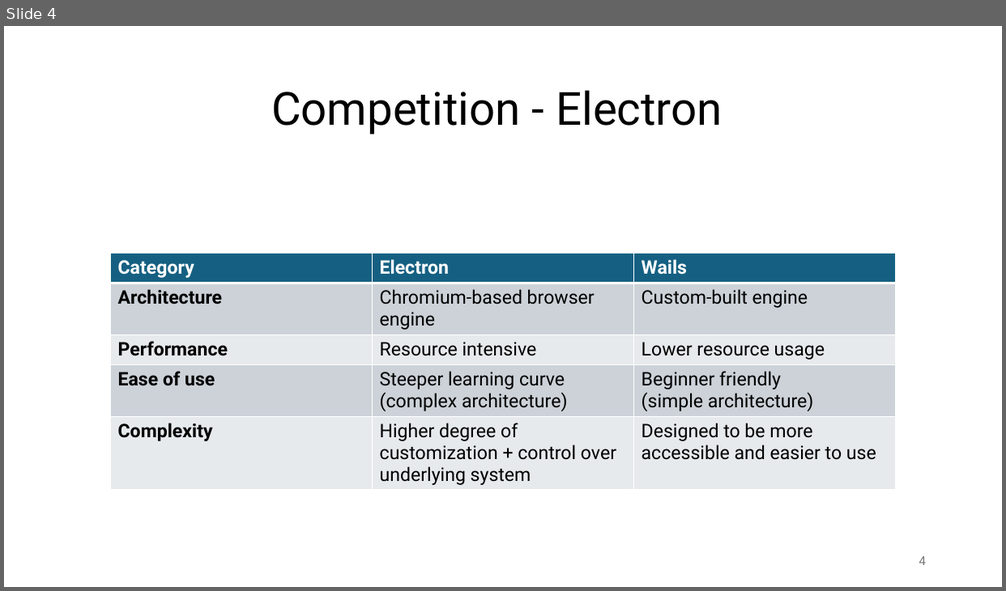
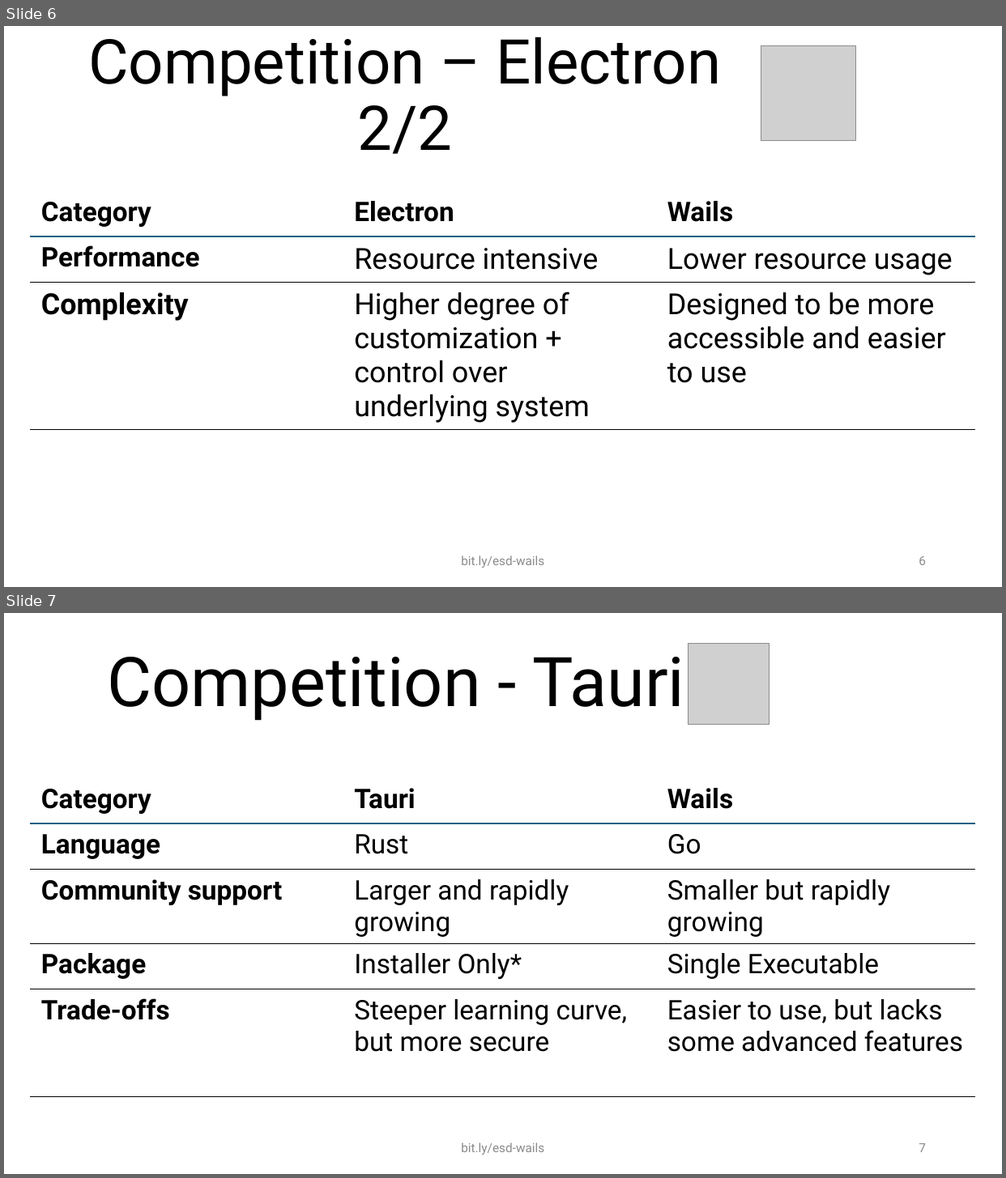
Before and after one commit to hiphof/esd-2024-wailsvue, a slide deck: presentation/Wails-Vue_Presentation.pptx. Shown one above the other, each under a label of ours: slide 4 before the commit, slides 6 and 7 after it. The pictures are 1006x591 and 1006x1178 pixels, drawn with LibreOffice and Linux fonts; fonts in the diff are those of the drawing; grey boxes stand for pictures. Boxes give left, top, right and bottom in pixels: in the first picture for what was removed or moved away, otherwise in the second. Text is boxed around its words. In the diff, an @@ line names an element or a change of style, - is before the commit and + after.

```diff
--- a/presentation/Wails-Vue_Presentation.pptx
+++ b/presentation/Wails-Vue_Presentation.pptx
@@ slide 7 added at <box>4,613,1002,1174</box>, background #FFFFFF @@
@@ title added at <box>107,657,684,721</box>, 66 pt, text #000000 @@
+Competition - Tauri
@@ picture added at <box>688,644,769,726</box> @@
@@ table added at <box>30,778,975,1099</box>, 5 rows, 3 columns @@
+Category | Tauri | Wails
+Language | Rust | Go
+Community support | Larger and rapidly growing | Smaller but rapidly growing
+Package | Installer Only* | Single Executable
+Trade-offs | Steeper learning curve, but more secure | Easier to use, but lacks some advanced features
@@ text added at <box>461,1143,544,1155</box>, 12 pt, text #8C8C8C @@
+bit.ly/esd-wails
@@ page number added at <box>918,1144,926,1152</box>, 12 pt, text #8C8C8C @@
+7
@@ what was slide 4 is now slide 6 @@
@@ slide 6 changed as well @@
@@ title at <box>88,37,722,154</box>: text changed; size 44 to 59.4 pt @@
-Competition - Electron
+Competition – Electron 2/2
@@ picture added at <box>761,45,856,140</box> @@
@@ table at <box>30,191,975,433</box> @@
-row 2: Architecture | Chromium-based browser engine | Custom-built engine
-row 4: Ease of use | Steeper learning curve / (complex architecture) | Beginner friendly / (simple architecture)
@@ table: place and size @@
-table at <box>110,253,897,493</box>
+table at <box>30,191,975,433</box>
@@ text added at <box>461,556,544,568</box>, 12 pt, text #8C8C8C @@
+bit.ly/esd-wails
@@ page number at <box>918,557,926,565</box>: text changed; text colour #797979 to #8C8C8C @@
-4
+6
```
Also in this commit, not shown: 5 other slides changed, 9 other slides added, 8 slides removed, 1 other file.
